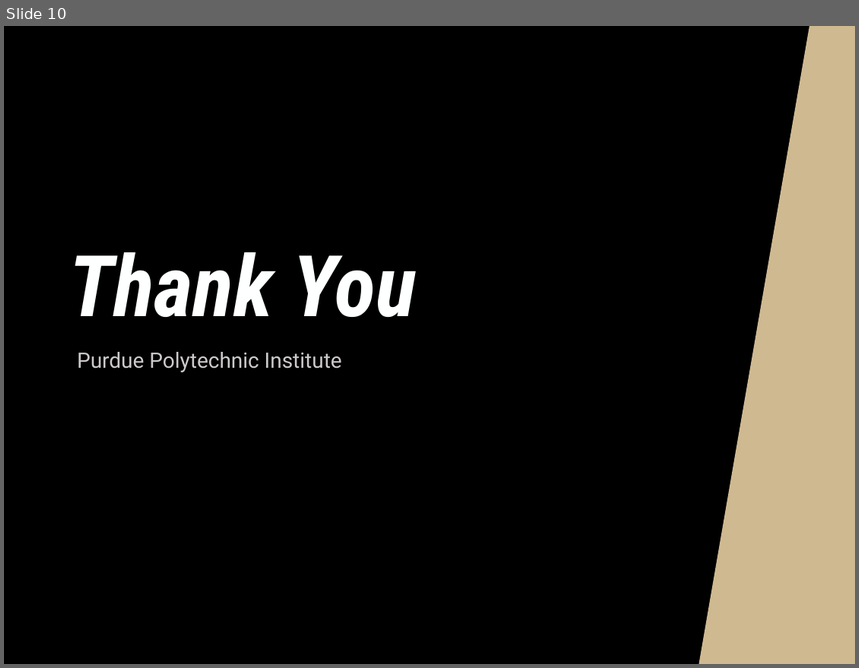
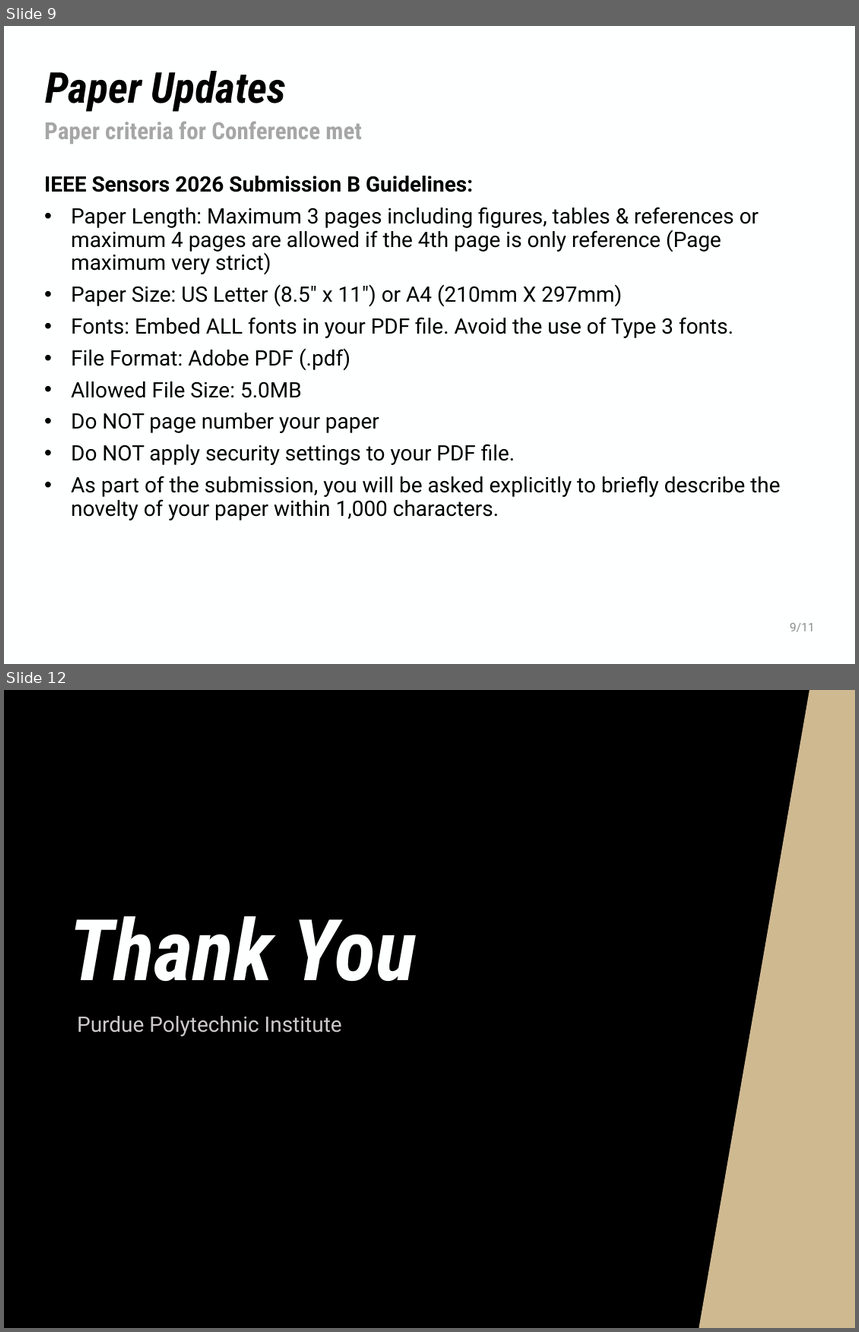
Before and after one commit to NHuang58/Biomedical_Device_PCB, a slide deck: Documentation/Slides/Week_29.pptx. Shown one above the other, each under a label of ours: slide 10 before the commit, slides 9 and 12 after it; the slides between them are not shown. The pictures are 859x668 and 859x1332 pixels, drawn with LibreOffice and Linux fonts; fonts in the diff are those of the drawing; background and template pictures are left out. Boxes give left, top, right and bottom in pixels: in the first picture for what was removed or moved away, otherwise in the second. Text is boxed around its words. In the diff, an @@ line names an element or a change of style, - is before the commit and + after.

```diff
--- a/Documentation/Slides/Week_29.pptx
+++ b/Documentation/Slides/Week_29.pptx
@@ slide 9 added at bbox=[4, 26, 855, 664], background #FEFFFF @@
@@ title added at bbox=[45, 71, 287, 112], 36 pt, text #000000, bold, italic @@
+Paper Updates
@@ text added at bbox=[44, 121, 362, 144], 20 pt, text #A6A6A6, bold @@
+Paper criteria for Conference met
@@ text added at bbox=[44, 176, 780, 521], 18 pt, text #000000 @@
+IEEE Sensors 2026 Submission B Guidelines:
+• Paper Length: Maximum 3 pages including figures, tables & references or maximum 4 pages are allowed if the 4th page is only reference (Page maximum very strict)
+• Paper Size: US Letter (8.5" x 11") or A4 (210mm X 297mm)
+• Fonts: Embed ALL fonts in your PDF file. Avoid the use of Type 3 fonts.
+• File Format: Adobe PDF (.pdf)
+• Allowed File Size: 5.0MB
+• Do NOT page number your paper
+• Do NOT apply security settings to your PDF file.
+• As part of the submission, you will be asked explicitly to briefly describe the novelty of your paper within 1,000 characters.
@@ text added at bbox=[790, 623, 815, 632], 10 pt, text #8C8C8C @@
+9/11
@@ what was slide 10 is now slide 12 @@
```
Also in this commit, not shown: 9 slides changed, 1 other slide added, 6 other files.
